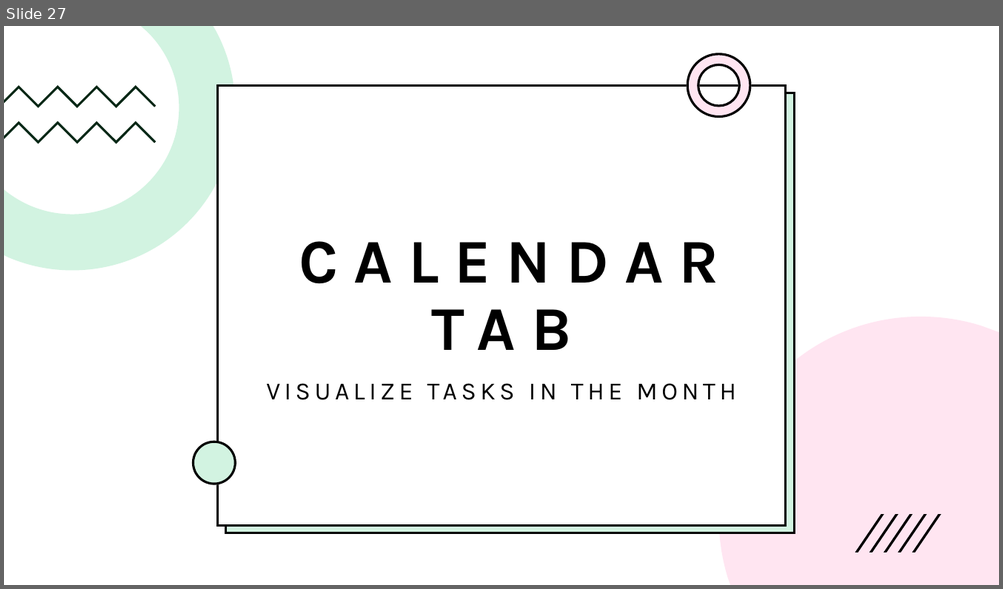
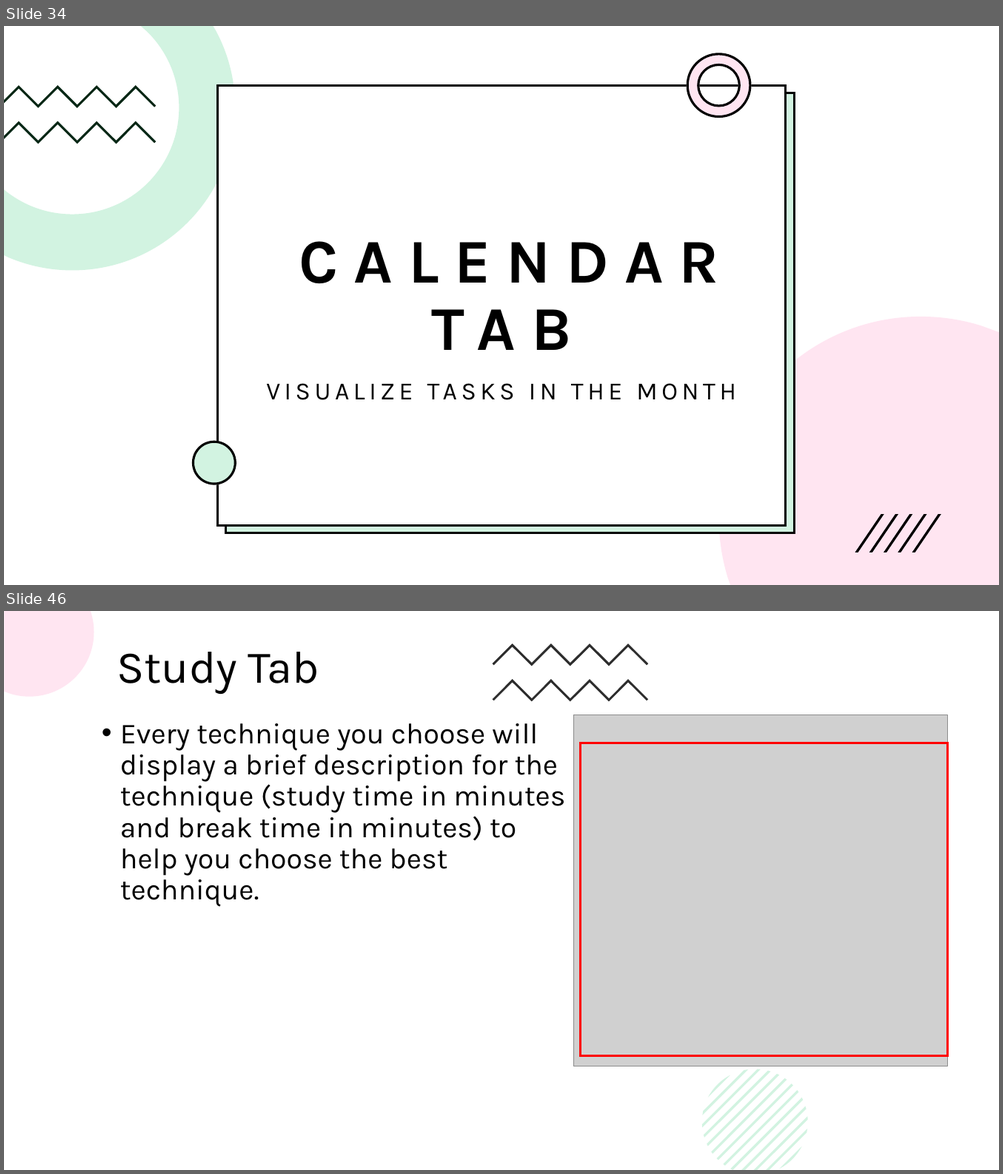
Before and after one commit to BadrGello/Task-Management-App, a slide deck: Documents/Final presentation.pptx. Shown one above the other, each under a label of ours: slide 27 before the commit, slides 34 and 46 after it; the slides between them are not shown. The pictures are 1003x589 and 1003x1174 pixels, drawn with LibreOffice and Linux fonts; fonts in the diff are those of the drawing; grey boxes stand for pictures. Boxes give left, top, right and bottom in pixels: in the first picture for what was removed or moved away, otherwise in the second. Text is boxed around its words. In the diff, an @@ line names an element or a change of style, - is before the commit and + after.

```diff
--- a/Documents/Final presentation.pptx
+++ b/Documents/Final presentation.pptx
@@ slide 46 added at (x1=4, y1=611, x2=999, y2=1170), background #FFFFFF @@
@@ freeform shape added at (x1=4, y1=611, x2=94, y2=697), fill #FF80BD at 20% opacity @@
@@ title added at (x1=117, y1=652, x2=319, y2=694), 44 pt, text #000000 @@
+Study Tab
@@ freeform shape added at (x1=492, y1=644, x2=648, y2=667), fill #2D2D2D @@
@@ freeform shape added at (x1=492, y1=679, x2=648, y2=701), fill #2D2D2D @@
@@ picture added at (x1=573, y1=715, x2=947, y2=1067) @@
@@ text added at (x1=120, y1=723, x2=565, y2=907), 28 pt, text #000000 @@
+• Every technique you choose will display a brief description for the technique (study time in minutes and break time in minutes) to help you choose the best technique.
@@ rectangle added at (x1=580, y1=743, x2=947, y2=1056), outline #FF0000 2.25 pt @@
@@ group added at (x1=702, y1=1070, x2=808, y2=1170): 13 freeform shapes @@
@@ what was slide 27 is now slide 34 @@
```
Also in this commit, not shown: 13 slides changed, 17 other slides added, 2 slides removed.
